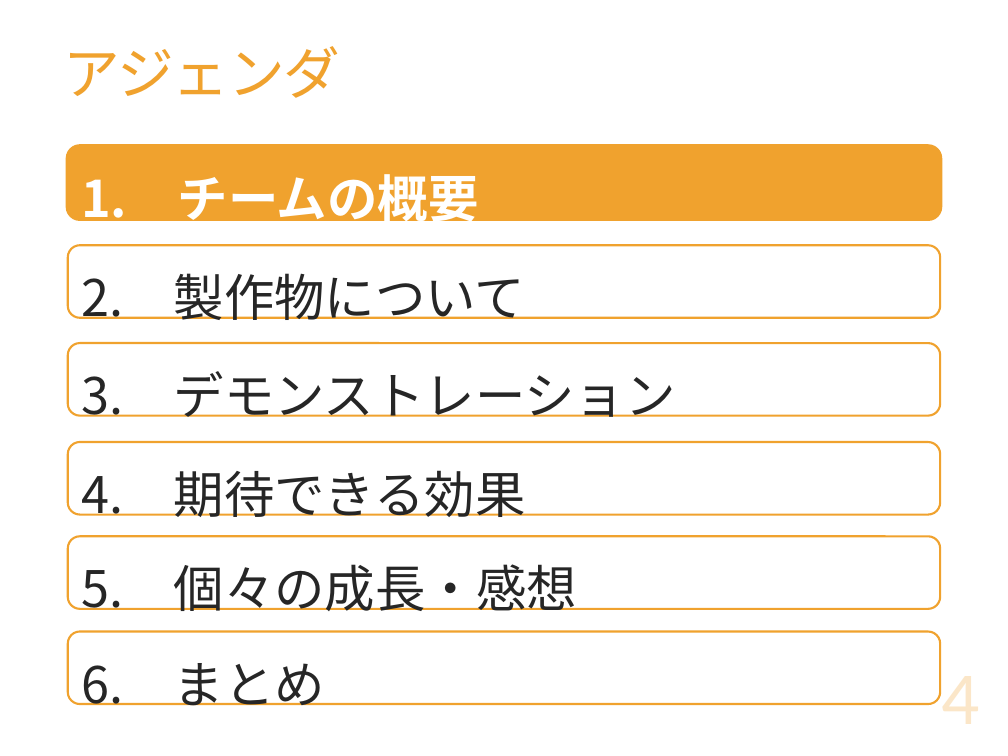
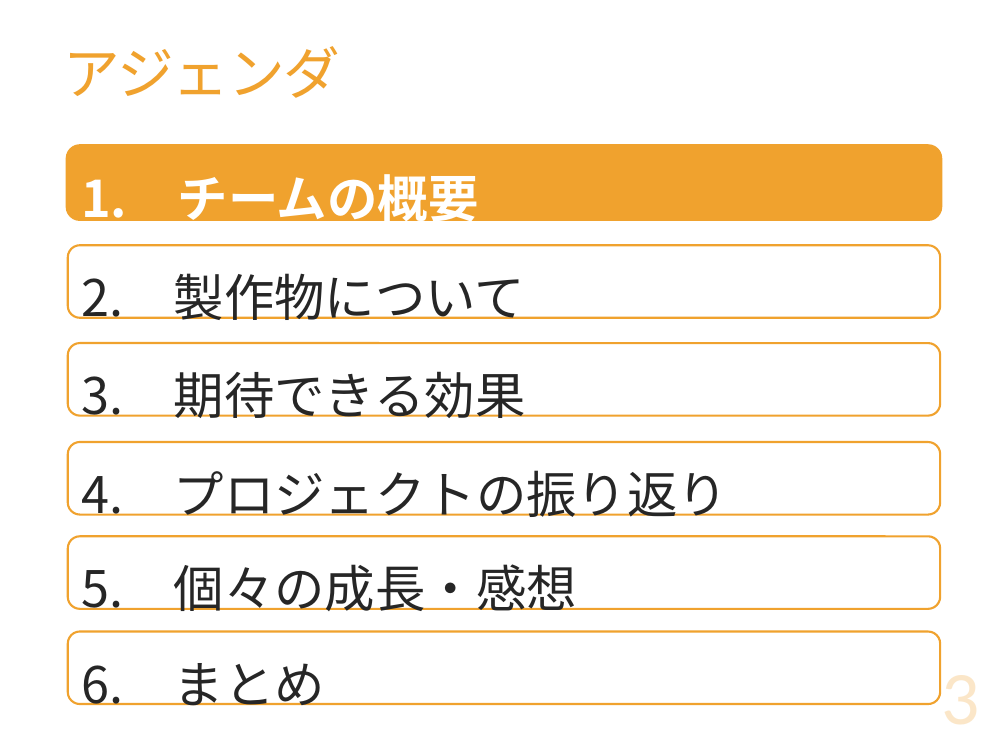
Before and after one commit to DOJO-2021/D-2, a slide deck: slide 3 of documents/プレゼン/Knowledge Holder_清書版.pptx (slide 4 before the commit). Drawn at 1008x756 pixels with LibreOffice and Linux fonts; fonts in the diff are those of the drawing. Boxes give left, top, right and bottom in pixels: in the first picture for what was removed or moved away, otherwise in the second. Text is boxed around its words. In the diff, an @@ line names an element or a change of style, - is before the commit and + after.

```diff
--- a/documents/プレゼン/Knowledge Holder_清書版.pptx
+++ b/documents/プレゼン/Knowledge Holder_清書版.pptx
@@ text in rounded rectangle at [81,371,526,418]: text changed @@
-3. デモンストレーション
+3. 期待できる効果
@@ text in rounded rectangle at [81,470,728,517]: text changed @@
-4. 期待できる効果
+4. プロジェクトの振り返り
```
Also in this commit, not shown: 7 other slides changed, 3 slides added, 1 slide removed.
